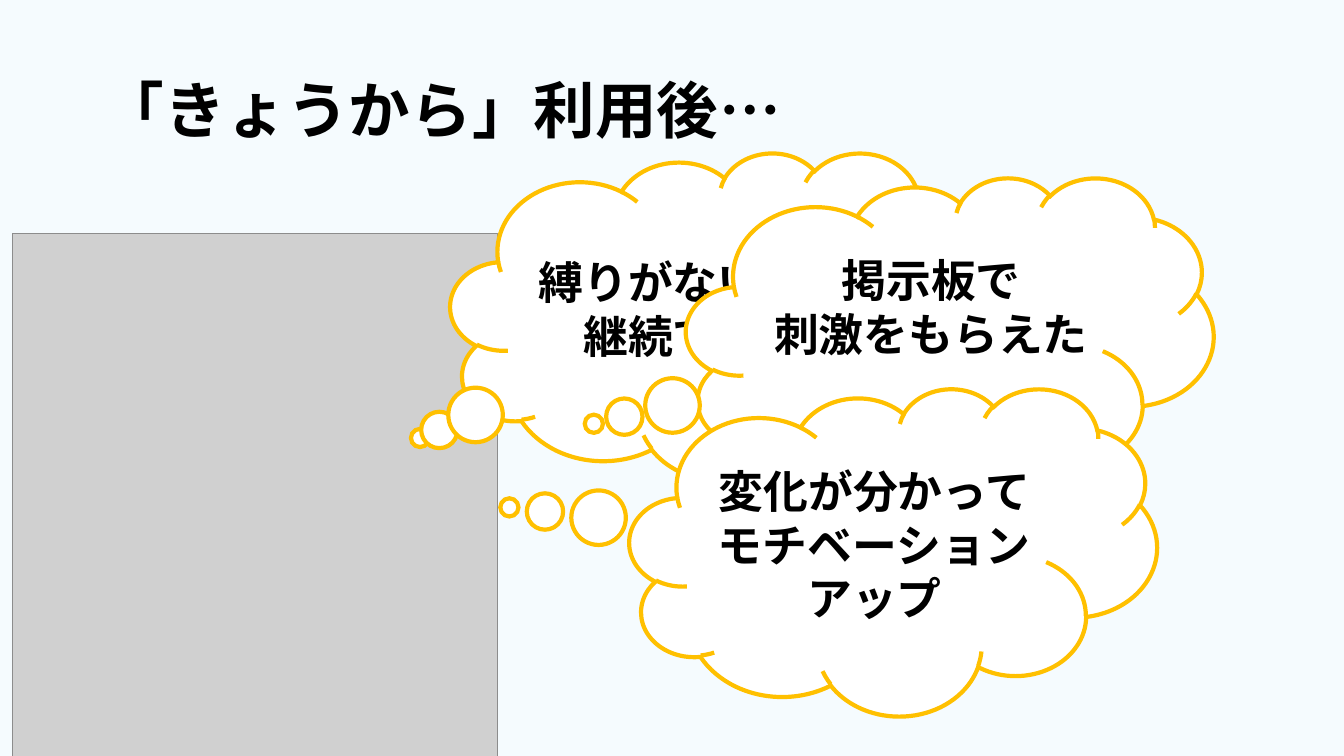
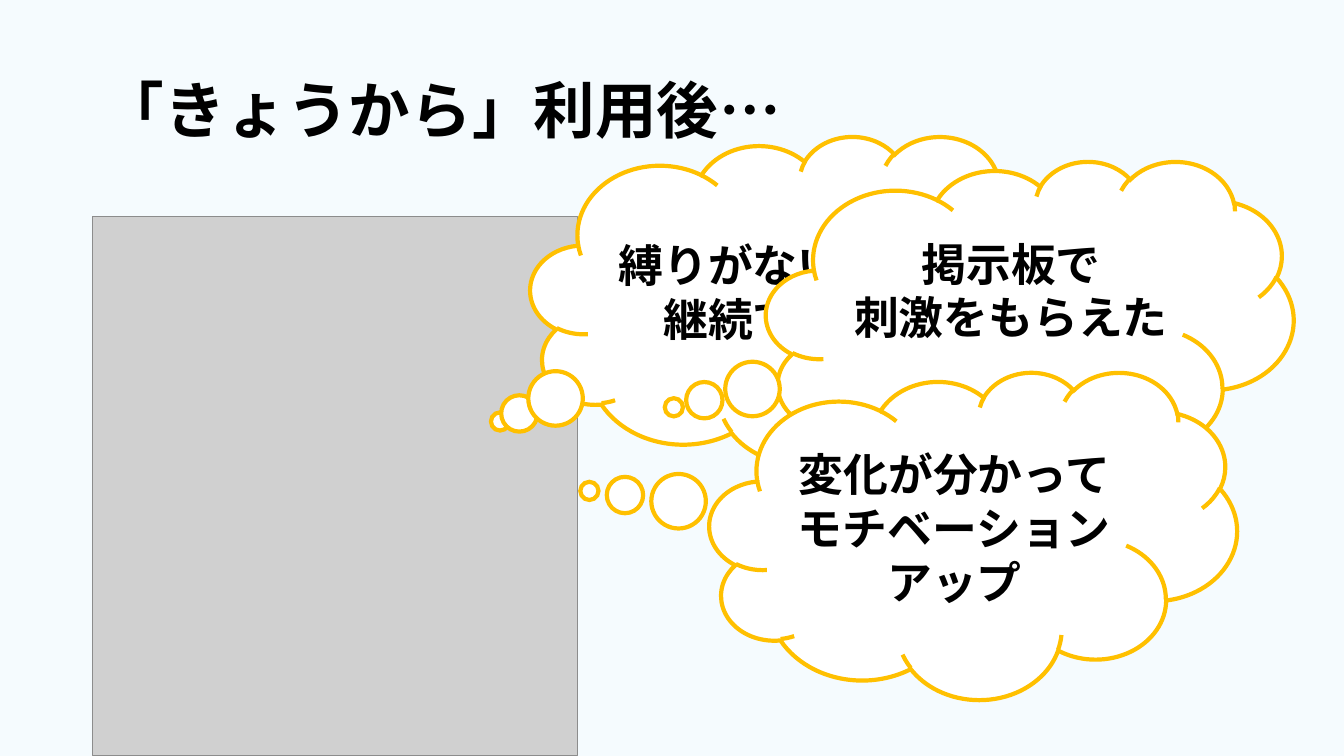
Before and after one commit to dojo2023/E-4, a slide deck: slide 18 of 共有用フォルダー/成果発表.pptx. Drawn at 1344x756 pixels with LibreOffice and Linux fonts; fonts in the diff are those of the drawing; grey boxes stand for pictures. Boxes give left, top, right and bottom in pixels: in the first picture for what was removed or moved away, otherwise in the second. Text is boxed around its words. In the diff, an @@ line names an element or a change of style, - is before the commit and + after.

```diff
--- a/共有用フォルダー/成果発表.pptx
+++ b/共有用フォルダー/成果発表.pptx
@@ 3 thought clouds, 1 picture: place and size @@
-3 thought clouds, 1 picture at <box>12,152,1214,756</box>
+3 thought clouds, 1 picture at <box>93,136,1294,756</box>
```
Also in this commit, not shown: 6 other slides changed, 1 slide removed.
